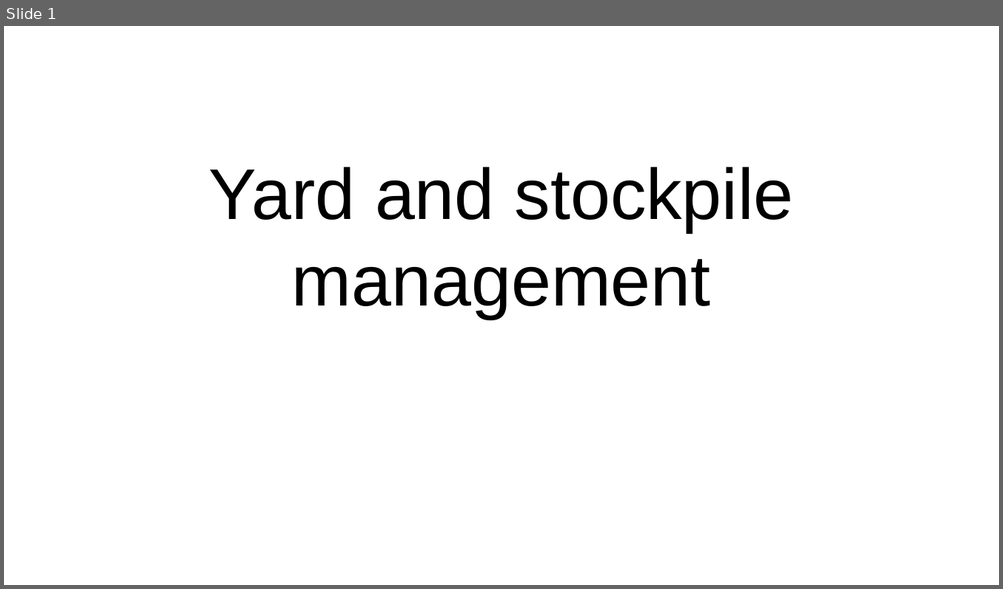
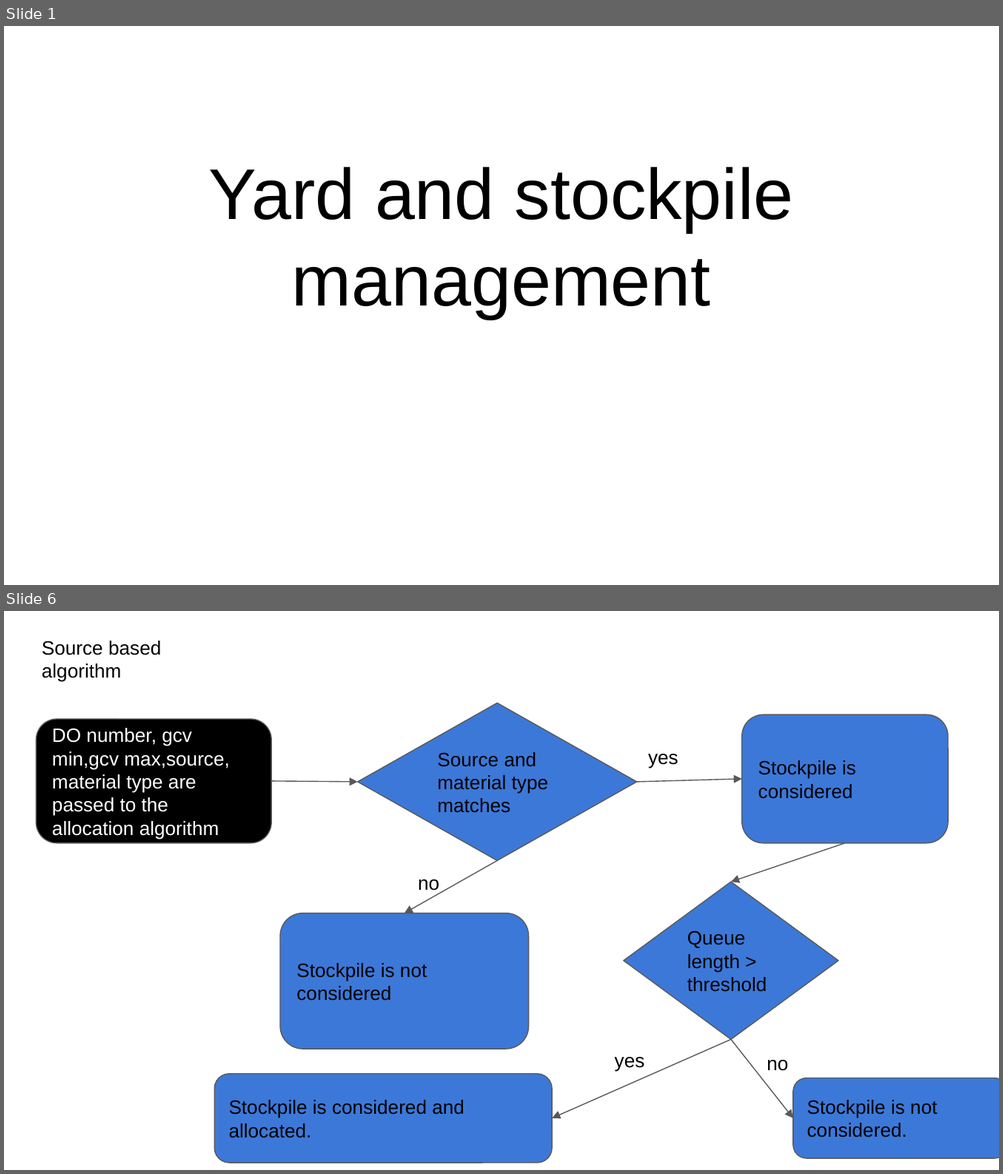
Before and after one commit to elogic-cscts/cscts_srs, a slide deck: Yard_and_Stockpile_SRS/yard-stockpile-flow.pptx. Shown one above the other, each under a label of ours: slide 1 before the commit, slides 1 and 6 after it; the slides between them are not shown. The pictures are 1003x589 and 1003x1174 pixels, drawn with LibreOffice and Linux fonts; fonts in the diff are those of the drawing. Boxes give left, top, right and bottom in pixels: in the first picture for what was removed or moved away, otherwise in the second. Text is boxed around its words. In the diff, an @@ line names an element or a change of style, - is before the commit and + after.

Commit message:
yard, stockpile and WB flow ppt

```diff
--- a/Yard_and_Stockpile_SRS/yard-stockpile-flow.pptx
+++ b/Yard_and_Stockpile_SRS/yard-stockpile-flow.pptx
@@ slide 6 added at [4,611,999,1170], background #FFFFFF @@
@@ text added at [42,641,161,682], 14 pt, text #000000 @@
+Source based algorithm
@@ rounded rectangle added at [36,719,270,843], fill #000000, outline #595959 0.75 pt, 14 pt, text #FFFFFF @@
+DO number, gcv min,gcv max,source, material type are passed to the allocation algorithm
@@ diamond added at [357,703,637,862], fill #3C78D8, outline #595959 0.75 pt, 14 pt, text #000000 @@
+Source and material type matches
@@ rounded rectangle added at [742,715,948,843], fill #3C78D8, outline #595959 0.75 pt, 14 pt, text #000000 @@
+Stockpile is considered
@@ text added at [648,754,678,769], 14 pt, text #000000 @@
+yes
@@ arrow added from (272, 781) to (357, 782), #595959 0.75 pt @@
@@ arrow added from (637, 782) to (742, 779), #595959 0.75 pt @@
@@ arrow added from (845, 843) to (731, 882), #595959 0.75 pt @@
@@ arrow added from (498, 860) to (404, 914), #595959 0.75 pt @@
@@ text added at [418,880,439,894], 14 pt, text #000000 @@
+no
@@ diamond added at [623,882,839,1039], fill #3C78D8, outline #595959 0.75 pt, 14 pt, text #000000 @@
+Queue length > threshold
@@ rounded rectangle added at [281,914,529,1050], fill #3C78D8, outline #595959 0.75 pt, 14 pt, text #000000 @@
+Stockpile is not considered
@@ arrow added from (731, 1039) to (552, 1118), #595959 0.75 pt @@
@@ arrow added from (731, 1039) to (793, 1118), #595959 0.75 pt @@
@@ rounded rectangle added at [214,1074,551,1164], fill #3C78D8, outline #595959 0.75 pt, 14 pt, text #000000 @@
+Stockpile is considered and allocated.
@@ text added at [614,1057,645,1072], 14 pt, text #000000 @@
+yes
@@ text added at [766,1060,788,1071], 14 pt, text #000000 @@
+no
@@ rounded rectangle added at [793,1079,999,1159], fill #3C78D8, outline #595959 0.75 pt, 14 pt, text #000000 @@
+Stockpile is not considered.
```
Also in this commit, not shown: 4 other slides added, 7 slides removed, 1 other file.
